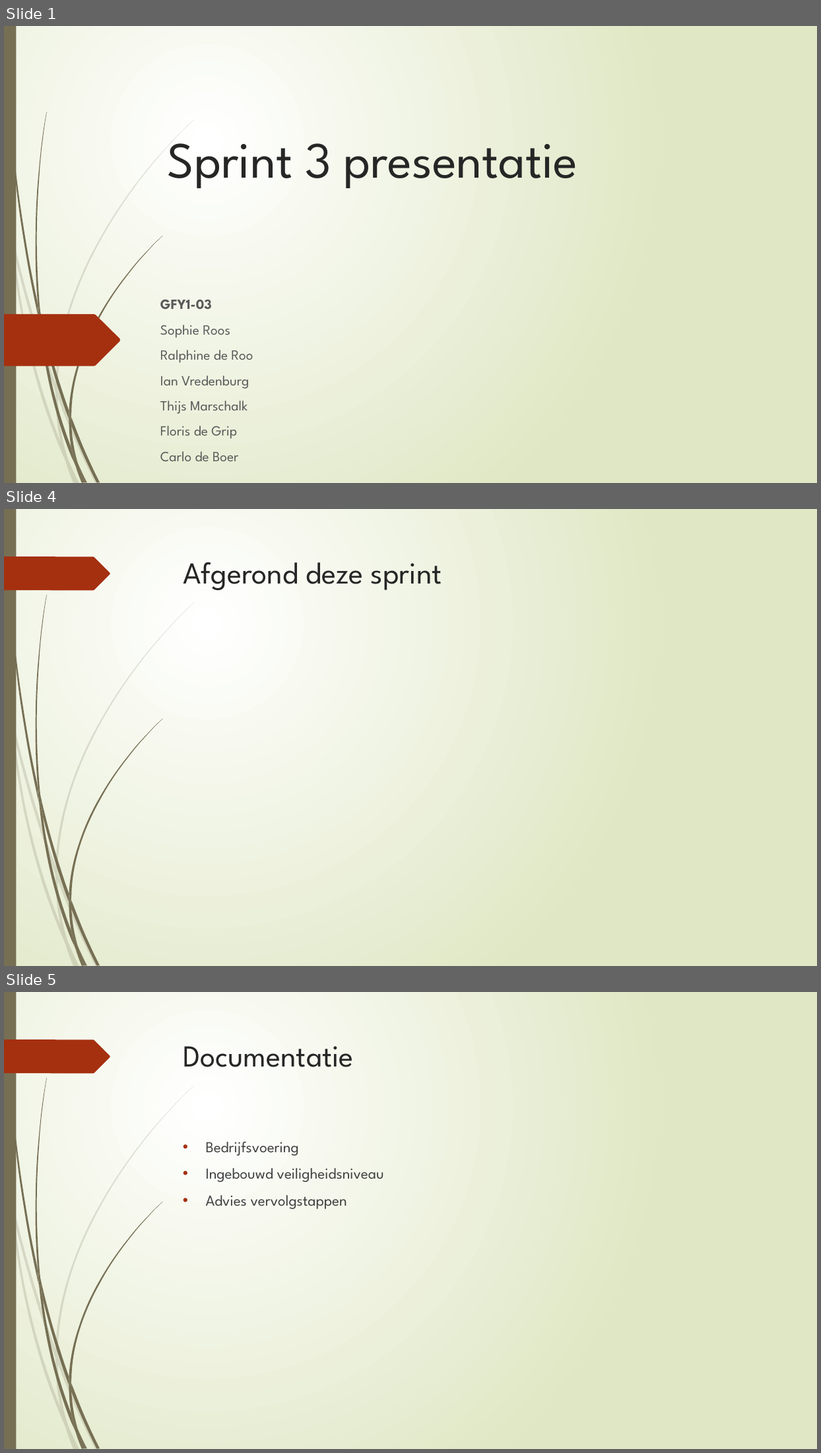
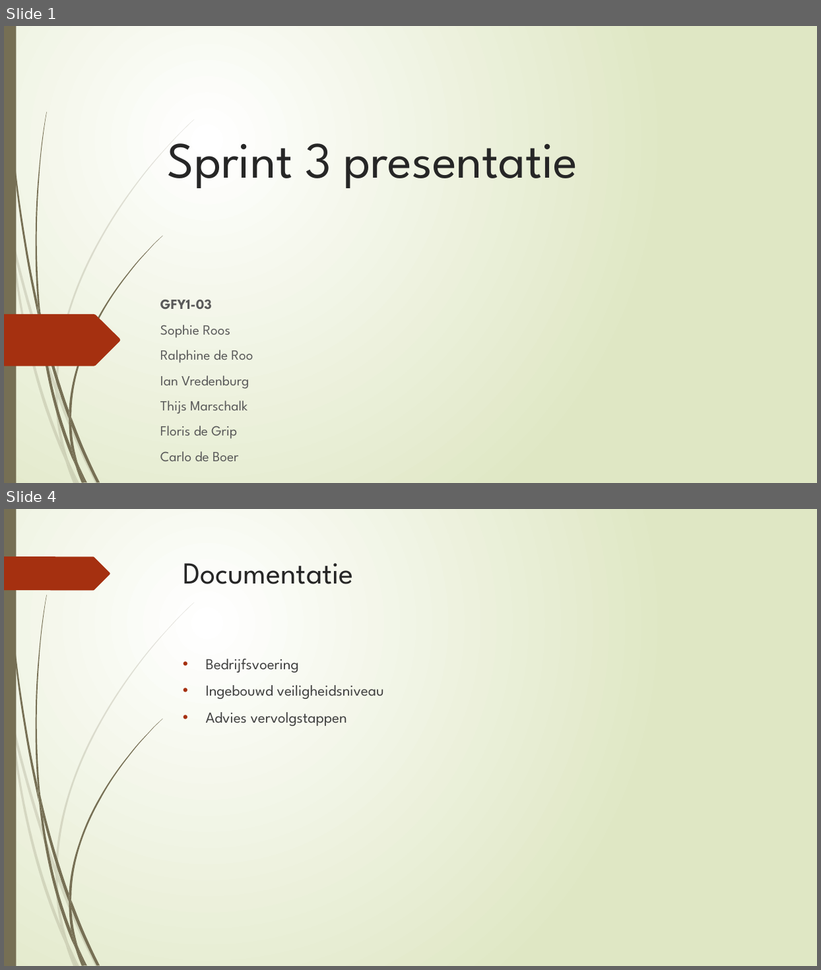
Before and after one commit to Carlodeboer/GFY1-03, a slide deck: Opleveren/Sprint 3 presentatie.pptx. Shown one above the other, each under a label of ours: slides 1, 4 and 5 before the commit, slides 1 and 4 after it; the slides between them are not shown. The pictures are 821x1453 and 821x970 pixels, drawn with LibreOffice and Linux fonts; fonts in the diff are those of the drawing. Boxes give left, top, right and bottom in pixels: in the first picture for what was removed or moved away, otherwise in the second. Text is boxed around its words. In the diff, an @@ line names an element or a change of style, - is before the commit and + after.

```diff
--- a/Opleveren/Sprint 3 presentatie.pptx
+++ b/Opleveren/Sprint 3 presentatie.pptx
@@ slide 4 removed at [4,509,817,966], background gradient #FFFFFF to #DFE8C4; not listed: 24 template elements that a slide beside it also shows @@
@@ title removed at [183,562,442,590] @@
-Afgerond deze sprint
@@ what was slide 5 is now slide 4 @@
```
Also in this commit, not shown: 3 slides changed.
